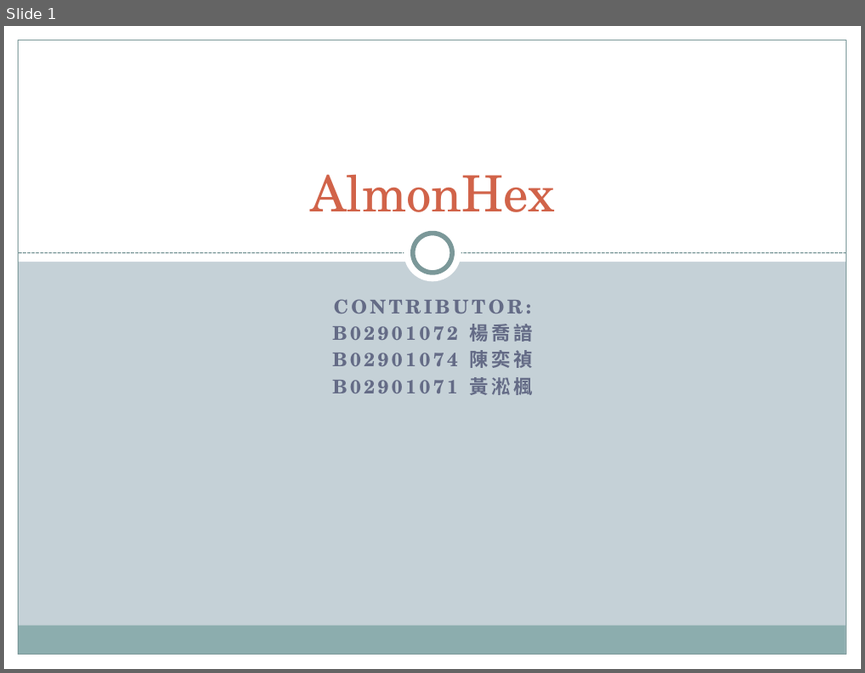
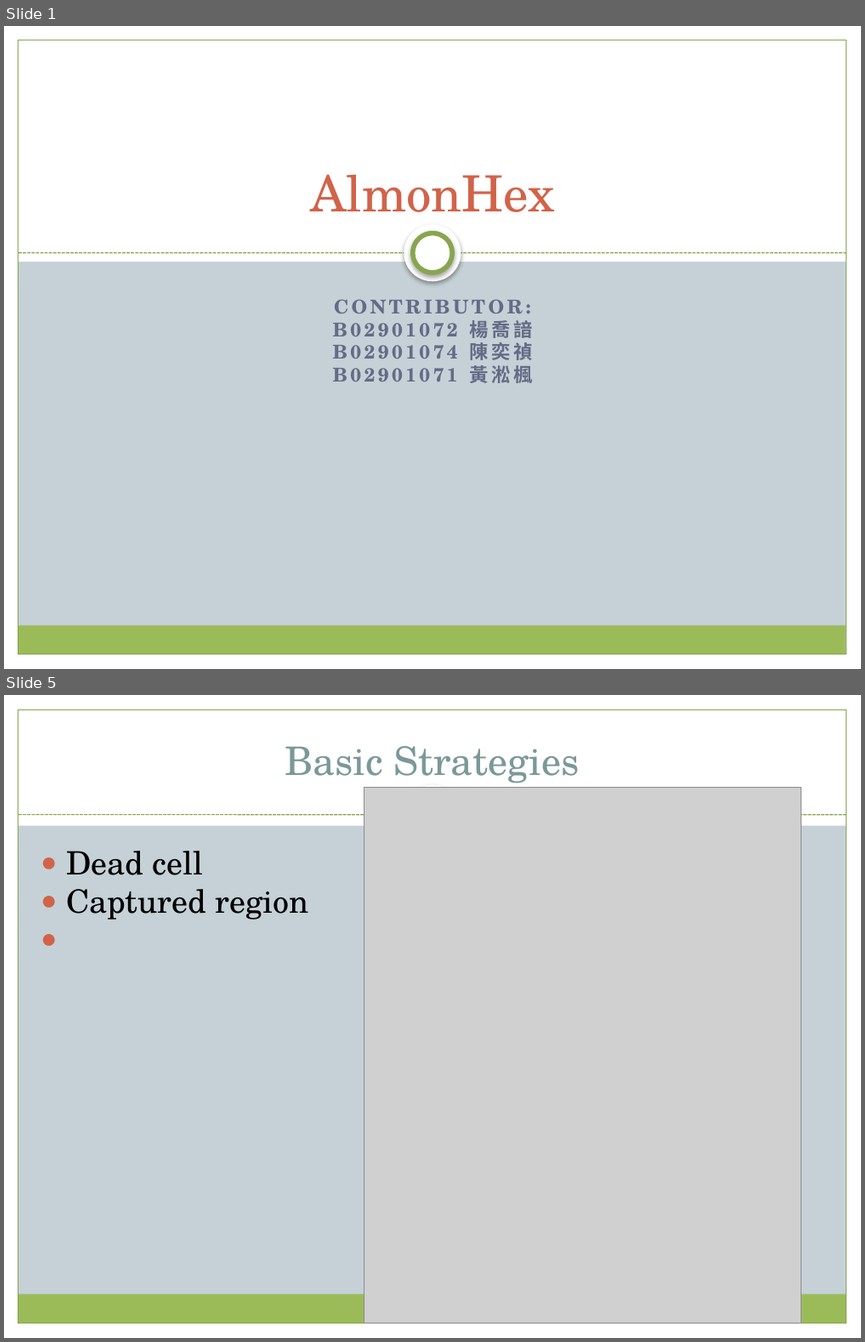
Before and after one commit to ca-joe-yang/Hex, a slide deck: final_proposal.pptx. Shown one above the other, each under a label of ours: slide 1 before the commit, slides 1 and 5 after it; the slides between them are not shown. The pictures are 865x673 and 865x1342 pixels, drawn with LibreOffice and Linux fonts; fonts in the diff are those of the drawing; grey boxes stand for pictures. Boxes give left, top, right and bottom in pixels: in the first picture for what was removed or moved away, otherwise in the second. Text is boxed around its words. In the diff, an @@ line names an element or a change of style, - is before the commit and + after.

Commit message:
ppt modified

```diff
--- a/final_proposal.pptx
+++ b/final_proposal.pptx
@@ slide 5 added at (4, 695, 861, 1338), background #C5D1D7; not listed: 5 template elements that a slide beside it also shows @@
@@ rectangle added at (4, 695, 861, 825), fill #FFFFFF @@
@@ text added at (284, 746, 579, 783), 33 pt, text #7B9899 @@
+Basic Strategies
@@ picture added at (364, 788, 800, 1323) @@
@@ ellipse added at (404, 785, 461, 842), fill #FFFFFF @@
@@ ellipse added at (413, 794, 452, 833), fill #FFFFFF, outline #89A54F 4 pt @@
@@ line added from (18, 815) to (846, 815), #89A54F 0.74 pt @@
@@ text added at (66, 851, 308, 919), 27 pt, text #000000 @@
+● Dead cell
+● Captured region
@@ slide 1 changed as well @@
@@ rectangle at (18, 40, 846, 654): outline #7C999A 0.75 pt to #89A54F 0.74 pt @@
@@ ellipse at (404, 224, 461, 281): shadow on @@
@@ line (18, 253) - (846, 253): stroke #7C999A 0.9 pt dashed to #89A54F 0.91 pt @@
@@ ellipse at (413, 233, 452, 272): outline #7C999A 4 pt to #89A54F 4 pt; shadow on @@
@@ text "CONTRIBUTOR:" at (333, 299, 532, 383): less space between paragraphs @@
@@ rectangle at (18, 625, 846, 654): fill #8CADAE to #9BBB59 @@
```
Also in this commit, not shown: 8 other slides changed, 1 other slide added, 3 other files.
